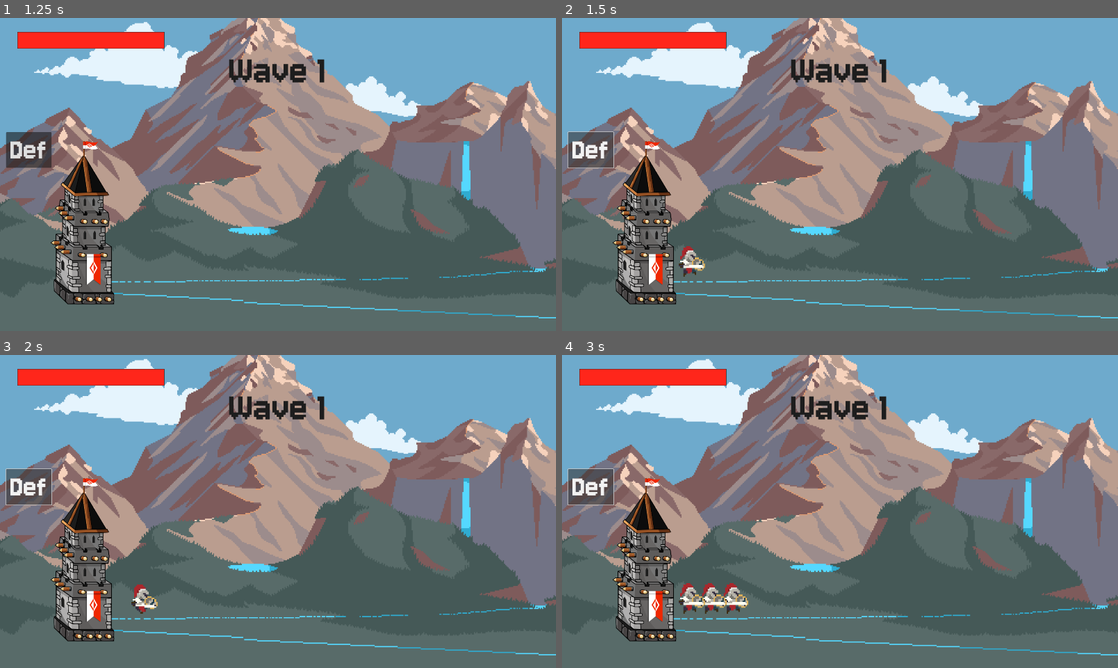
Above: before the commit, frames 1-4 (two rows, left to right).
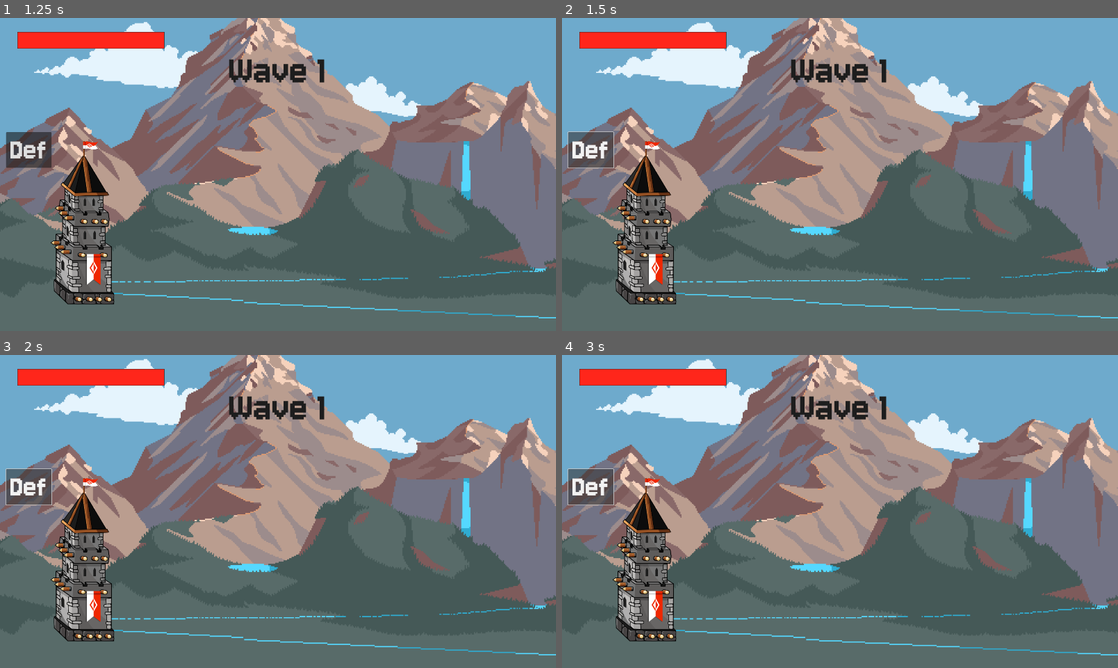
Above: after the commit, the same moments.

Repository: AlexandreBasei/dynamic_defense
Game: Godot game, scene res://scenes/main.tscn
Same seed, same stepped clock (60 frames per second), same inputs: the game is played once before the commit and once after it.
Inputs:
- Up to frame 1 (1.25 s): click "Play" at 0.5 s
- Up to frame 2 (1.5 s): click "Def" at 1.25 s
- Up to frame 3 (2 s): no input
- Up to frame 4 (3 s): click "Def" at 2 s; click "Def" at 2.75 s

Frame 1 is identical in both runs. In frame 2, 0.3% of the frame differs, in the area x 21-26%, y 72-83%; in frame 3, 0.3%; in frame 4, 0.8%, in the area x 21-34%, y 72-83%.
Error after the commit: Invalid access to property or key 'cost' on a base object of type 'PackedScene'. (res://scenes/main.gd:84)

Commit message:
gold integration start

Diff:
--- a/scenes/UI/spawn_defender.gd
+++ /dev/null
@@ -1,12 +0,0 @@
-extends Button
-
-@export var unit:PackedScene
-
-# Called when the node enters the scene tree for the first time.
-func _ready() -> void:
-	pass # Replace with function body.
-
-
-# Called every frame. 'delta' is the elapsed time since the previous frame.
-func _process(delta: float) -> void:
-	pass
--- a/scenes/UI/spawn_defender.tscn
+++ b/scenes/UI/spawn_defender.tscn
@@ -1,8 +1,22 @@
 [gd_scene load_steps=4 format=3 uid="uid://b20oubojx4o0j"]
 
 [ext_resource type="FontFile" uid="uid://b8yosn0dw1ed6" path="res://art/fonts/Jersey10-Regular.ttf" id="1_3nmvp"]
-[ext_resource type="Script" uid="uid://c1gubyhr4305q" path="res://scenes/UI/spawn_defender.gd" id="2_ll2c2"]
 [ext_resource type="PackedScene" uid="uid://8bfok0bhromt" path="res://scenes/defenders/defender.tscn" id="3_ll2c2"]
+
+[sub_resource type="GDScript" id="GDScript_3nmvp"]
+script/source = "extends Button
+
+@export var unit:PackedScene
+
+# Called when the node enters the scene tree for the first time.
+func _ready() -> void:
+	pass # Replace with function body.
+
+
+# Called every frame. 'delta' is the elapsed time since the previous frame.
+func _process(delta: float) -> void:
+	pass
+"
 
 [node name="SpawnDefender" type="Button"]
 anchors_preset = -1
@@ -19,5 +33,5 @@
 theme_override_fonts/font = ExtResource("1_3nmvp")
 theme_override_font_sizes/font_size = 107
 text = "Def"
-script = ExtResource("2_ll2c2")
+script = SubResource("GDScript_3nmvp")
 unit = ExtResource("3_ll2c2")
--- a/scenes/defenders/defender.gd
+++ b/scenes/defenders/defender.gd
@@ -9,6 +9,7 @@
 @export var speed:int = 100
 @export var atkCooldown:int = 3
 @export var walkStop:float = 592.0
+@export var cost:int = 10
 
 var currentHP
 var isWalking:bool = true
--- a/scenes/main.gd
+++ b/scenes/main.gd
@@ -7,6 +7,7 @@
 @onready var unitSpawn = $UnitSpawnPoint
 
 @export var units: Array[PackedScene]
+@export var gold:int = 10
 
 var unitOffset:int = 0
 
@@ -80,8 +81,9 @@
 	$WaveHandler.currentWave = 0
 
 func _on_hud_spawn_defender_pressed(unitNumber: int) -> void:
-	var unit = units[unitNumber].instantiate()
-	unit.position = unitSpawn.position
-	unit.walkStop = unit.walkStop - unitOffset
-	add_child(unit)
-	unitOffset += 50
+	if (units[unitNumber].cost <= gold):
+		var unit = units[unitNumber].instantiate()
+		unit.position = unitSpawn.position
+		unit.walkStop = unit.walkStop - unitOffset
+		add_child(unit)
+		unitOffset += 50
--- a/scenes/mobs/demon.tscn
+++ b/scenes/mobs/demon.tscn
@@ -43,7 +43,7 @@
 size = Vector2(42, 51.5)
 
 [node name="Demon" type="Area2D" groups=["mobs"]]
-position = Vector2(24, -8.000002)
+position = Vector2(22, -38)
 scale = Vector2(1.945, 1.945)
 script = ExtResource("1_glb2y")
 damages = 30
--- a/scenes/mobs/slime_1.tscn
+++ b/scenes/mobs/slime_1.tscn
@@ -247,6 +247,7 @@
 size = Vector2(20.666668, 10.666666)
 
 [node name="Slime1" type="Area2D" groups=["mobs"]]
+position = Vector2(0, -24)
 scale = Vector2(3, 3)
 script = ExtResource("1_7ijvq")
 metadata/_edit_group_ = true
--- a/scenes/mobs/slime_2.tscn
+++ b/scenes/mobs/slime_2.tscn
@@ -247,6 +247,7 @@
 size = Vector2(20.666668, 10.666666)
 
 [node name="Slime_2" type="Area2D" groups=["mobs"]]
+position = Vector2(0, -40)
 scale = Vector2(4, 4)
 script = ExtResource("1_ypwvt")
 maxHP = 20
Not shown, removed: scenes/UI/spawn_defender.gd.uid
